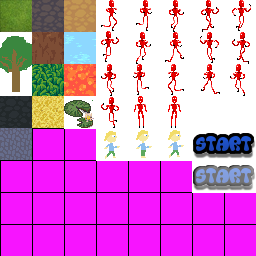
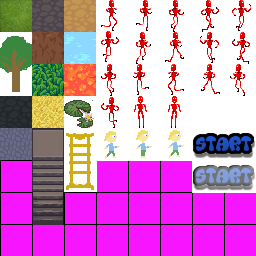
Revision of a layered 256px x 256px image; what changed, layer by layer:
added layer "Layer 37" above "player_left" over (x1=66, y1=133, x2=94, y2=190)
added layer "Layer 36 copy" in group "Entitys" over (x1=32, y1=191, x2=64, y2=223)
added layer "Layer 36" in group "Entitys" over (x1=32, y1=193, x2=64, y2=225)
added layer "Layer 35" in group "Entitys" over (x1=32, y1=160, x2=64, y2=192)
added layer "Layer 34" in group "Entitys" over (x1=32, y1=128, x2=64, y2=160)
painted on "Layer 6" over (x1=64, y1=129, x2=97, y2=192)
